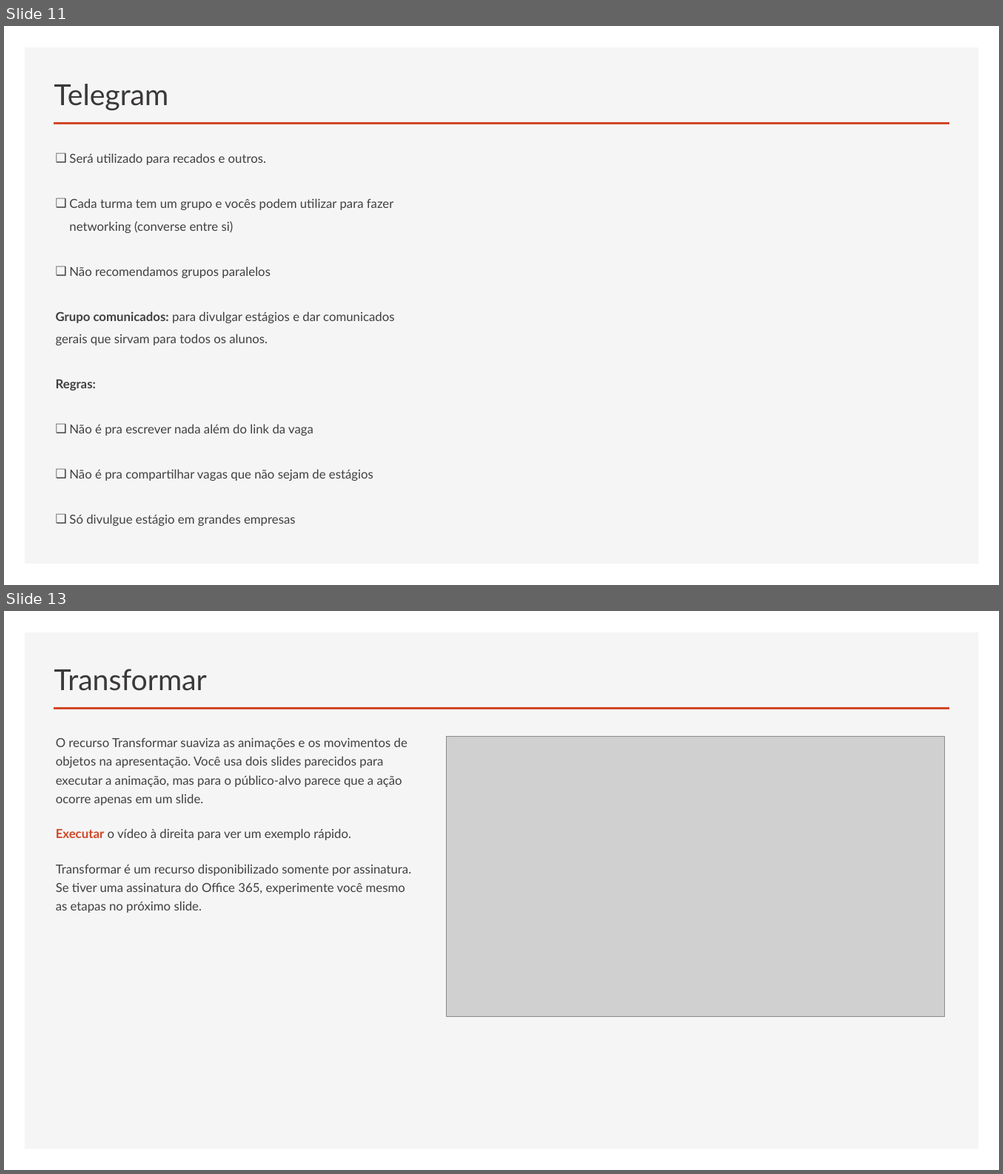
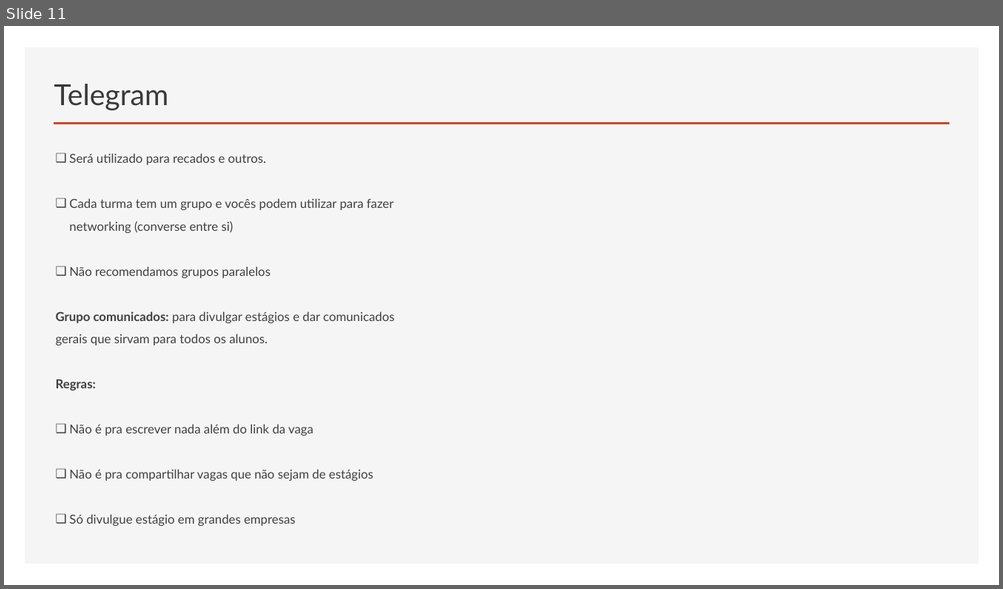
Before and after one commit to RaizaCirne/js-antes-do-react, a slide deck: Curso_Plano_da_Aprovacao/01_introducao.pptx. Shown one above the other, each under a label of ours: slides 11 and 13 before the commit, slide 11 after it; the slides between them are not shown. The pictures are 1003x1174 and 1003x589 pixels, drawn with LibreOffice and Linux fonts; fonts in the diff are those of the drawing; grey boxes stand for pictures. Boxes give left, top, right and bottom in pixels: in the first picture for what was removed or moved away, otherwise in the second. Text is boxed around its words. In the diff, an @@ line names an element or a change of style, - is before the commit and + after.

```diff
--- a/Curso_Plano_da_Aprovacao/01_introducao.pptx
+++ b/Curso_Plano_da_Aprovacao/01_introducao.pptx
@@ slide 13 removed at (4,611,999,1170), background #FFFFFF; not listed: 2 template elements that a slide beside it also shows @@
@@ title removed at (54,669,207,691) @@
-Transformar
@@ text removed at (56,738,411,913) @@
-O recurso Transformar suaviza as animações e os movimentos de objetos na apresentação. Você usa dois slides parecidos para executar a animação, mas para o público-alvo parece que a ação ocorre apenas em um slide.
-Executar o vídeo à direita para ver um exemplo rápido.
-Transformar é um recurso disponibilizado somente por assinatura. Se tiver uma assinatura do Office 365, experimente você mesmo as etapas no próximo slide.
@@ picture removed at (447,736,945,1017) @@
```
Also in this commit, not shown: 2 slides added, 6 other slides removed.
